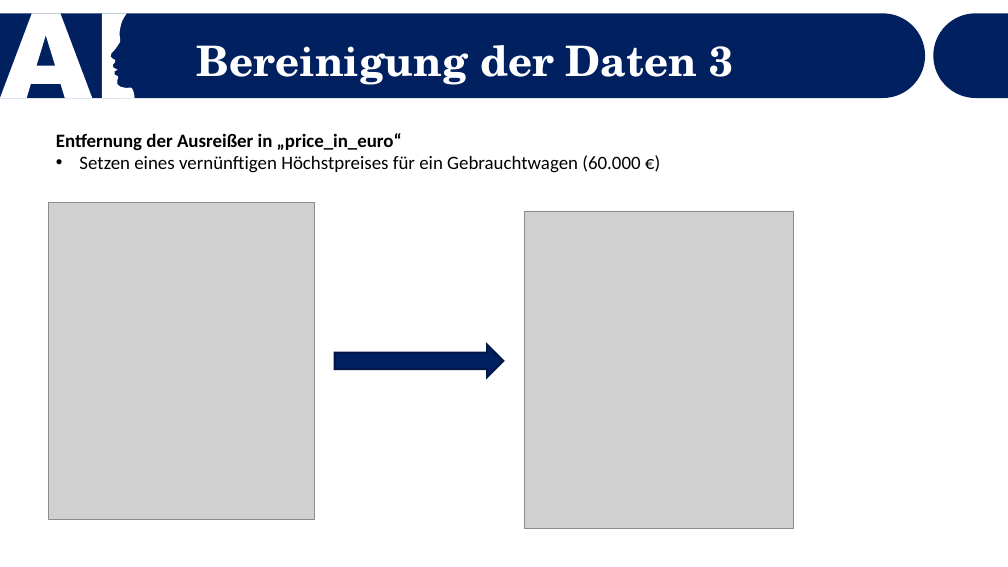
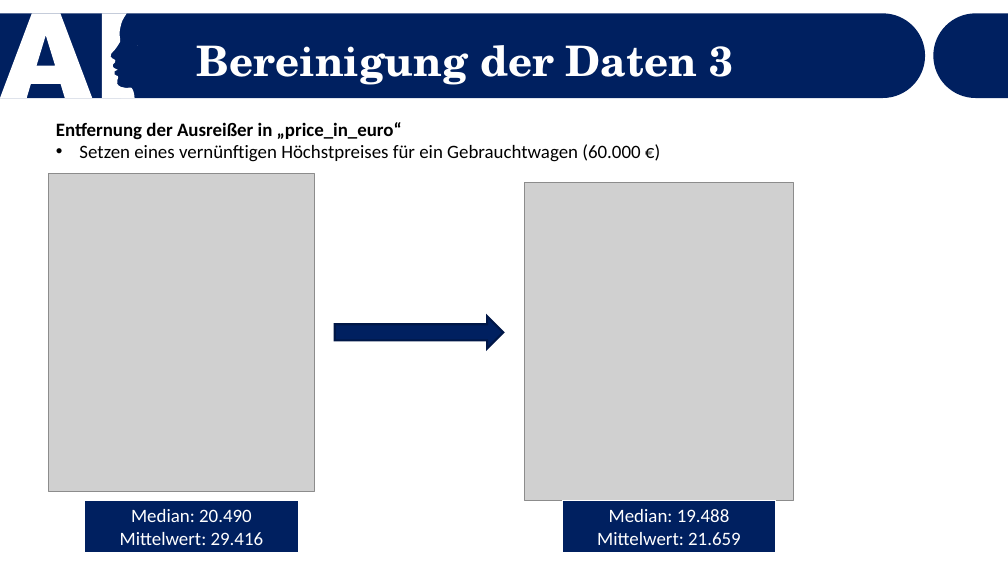
Before and after one commit to Dewin154/Projekt_Machine_Learning, a slide deck: slide 12 of Präsentation_Vorlage.pptx (slide 11 before the commit). Drawn at 1008x567 pixels with LibreOffice and Linux fonts; fonts in the diff are those of the drawing; grey boxes stand for pictures. Boxes give left, top, right and bottom in pixels: in the first picture for what was removed or moved away, otherwise in the second. Text is boxed around its words. In the diff, an @@ line names an element or a change of style, - is before the commit and + after.

```diff
--- a/Präsentation_Vorlage.pptx
+++ b/Präsentation_Vorlage.pptx
@@ text "Entfernung der Ausreißer in „price_in_euro“": place and size @@
-text "Entfernung der Ausreißer in „price_in_euro“" at <box>56,133,640,173</box>
+text "Entfernung der Ausreißer in „price_in_euro“" at <box>56,122,640,162</box>
@@ 2 pictures, 1 right arrow: place and size @@
-2 pictures, 1 right arrow at <box>48,202,793,529</box>
+2 pictures, 1 right arrow at <box>48,174,793,501</box>
@@ table added at <box>85,501,298,554</box>, 1 rows, 1 columns @@
+Median: 20.490 / Mittelwert: 29.416
@@ table added at <box>563,501,776,554</box>, 1 rows, 1 columns @@
+Median: 19.488 / Mittelwert: 21.659
```
Also in this commit, not shown: 3 other slides changed, 1 slide added, 2 other files.
